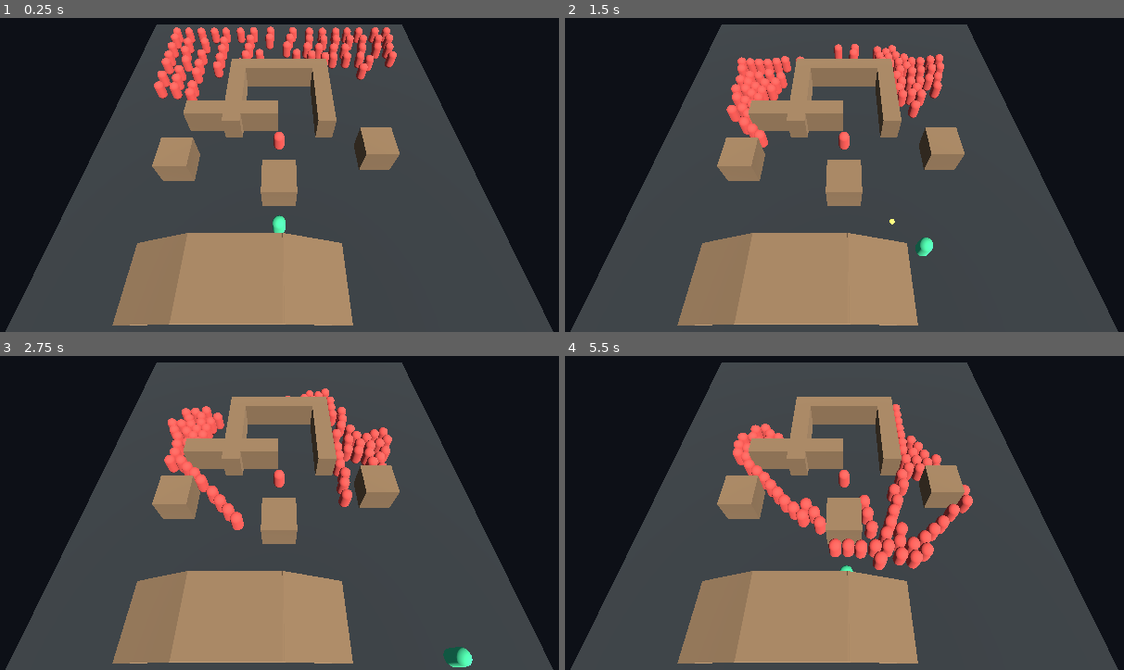
Above: before the commit, frames 1-4 (two rows, left to right).
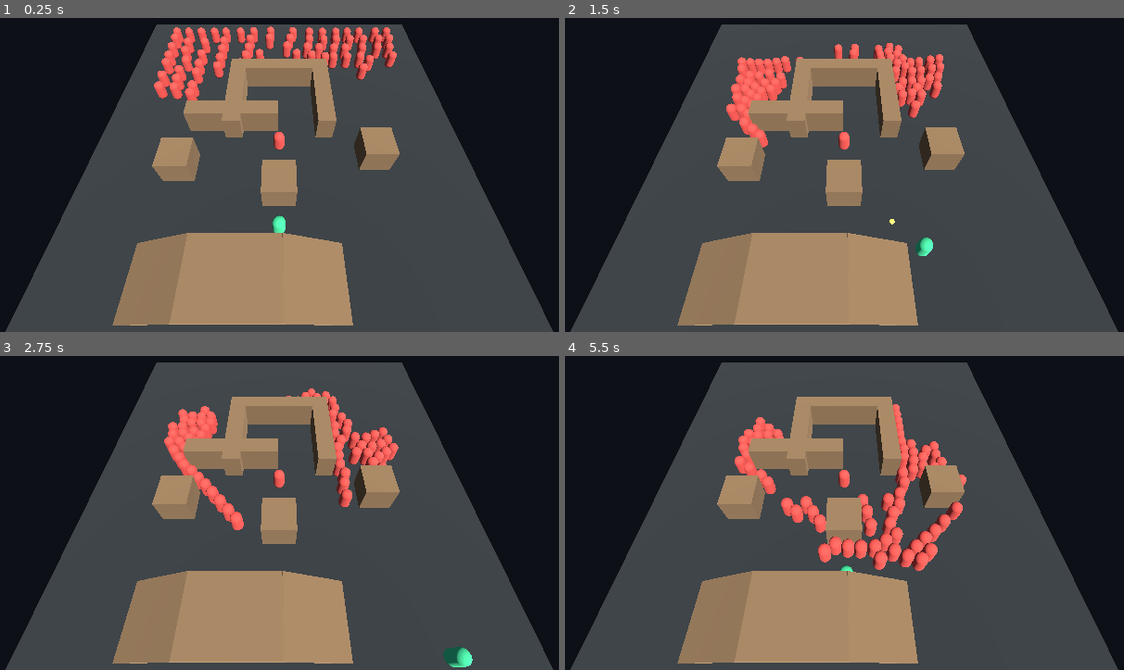
Above: after the commit, the same moments.

Repository: rabizoltan/iiwii
Game: Godot game, scene res://scenes/main/DemoMain.tscn
Two runs of this game, one before a commit and one after it. Both use one fixed random seed, a clock stepped at 60 frames per second and the inputs below.
Inputs (mouse positions are in pixels of both pictures, inside the frame that each line leads up to):
- Up to frame 1 (0.25 s): no input
- Up to frame 2 (1.5 s): tap Enter at 0.5 s; move the mouse to (1006, 102) at 0.52 s; hold D (move_right) 0.53-1.28 s; click (1006, 102) at 0.6 s; move the mouse to (693, 143) at 1.27 s; hold S (move_down) from 1.28 s (still down); click (693, 143) at 1.35 s
- Up to frame 3 (2.75 s): move the mouse to (352, 368) at 2.02 s; release S (move_down) at 2.03 s; hold D (move_right) from 2.03 s (still down); click (352, 368) at 2.1 s
- Up to frame 4 (5.5 s): move the mouse to (805, 544) at 2.77 s; release D (move_right) at 2.78 s; hold W (move_up) 2.78-3.53 s; click (805, 544) at 2.85 s; move the mouse to (1068, 525) at 3.52 s; hold A (move_left) 3.53-5.03 s; click (1068, 525) at 3.6 s; move the mouse to (620, 399) at 4.27 s; click (620, 399) at 4.35 s; move the mouse to (883, 462) at 5.02 s; hold S (move_down) from 5.03 s (still down); click (883, 462) at 5.1 s

The runs differ from the first frame. In frame 2, 0.4% of the frame differs, in the area x 28-67%, y 7-42%; in frame 3, 1.2%; in frame 4, 2.7%, in the area x 30-73%, y 15-69%.

Commit message:
perf(ai): tune nav refresh and restore perf workplans

Diff:
--- a/godot/scripts/enemy/enemy_controller.gd
+++ b/godot/scripts/enemy/enemy_controller.gd
@@ -80,9 +80,9 @@
 @export var candidate_projection_tolerance: float = 1.0
 @export var failed_goal_exclusion_radius: float = 0.75
 @export var failed_goal_memory_count: int = 2
-@export var nav_refresh_interval_near: float = 0.0
-@export var nav_refresh_interval_far: float = 0.02
-@export var nav_refresh_far_distance: float = 10.0
+@export var nav_refresh_interval_near: float = 0.1
+@export var nav_refresh_interval_far: float = 0.5
+@export var nav_refresh_far_distance: float = 3.0
 
 # Minimal stuck fallback
 @export var stuck_timeout: float = 0.35
--- a/godot/scripts/enemy/movement/enemy_navigation_locomotion.gd
+++ b/godot/scripts/enemy/movement/enemy_navigation_locomotion.gd
@@ -50,8 +50,6 @@
 	if request.recovery_elapsed > 0.0:
 		return true
 
-	if request.melee_state == request.approach_state and request.distance_to_target <= request.nav_refresh_far_distance:
-		return true
 
 	return false
 
--- a/godot/scripts/enemy/movement/enemy_runtime_policy.gd
+++ b/godot/scripts/enemy/movement/enemy_runtime_policy.gd
@@ -151,13 +151,11 @@
 
 static func get_navigation_next_position(request: NavigationNextPositionRequest) -> Vector3:
 	if _should_refresh_navigation_cache(request):
-		request.cache_state.cached_nav_next_position = request.resolve_next_position.call(request.move_target)
 		request.cache_state.cached_nav_move_target = request.move_target
 		request.cache_state.nav_refresh_remaining = _compute_nav_refresh_interval(request)
 
-	if request.cache_state.cached_nav_next_position != Vector3.ZERO:
-		return request.cache_state.cached_nav_next_position
-	return request.move_target
+	request.cache_state.cached_nav_next_position = request.resolve_next_position.call(request.move_target)
+	return request.cache_state.cached_nav_next_position
 
 
 static func _should_refresh_navigation_cache(request: NavigationNextPositionRequest) -> bool:
Not shown, changed: docs/workplans/active/enemy-crowd-performance-and-contact-stability-slice.md
Not shown, added: docs/workplans/active/enemy-navigation-and-movement-performance-optimization-slice.md
